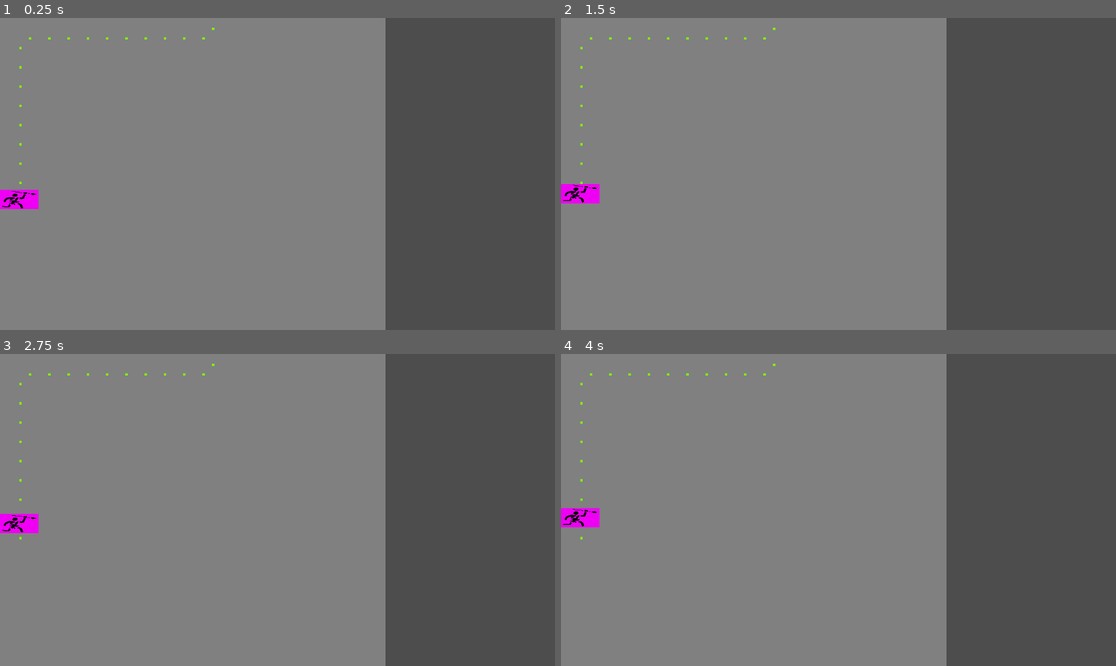
Above: before the commit, frames 1-4 (two rows, left to right).
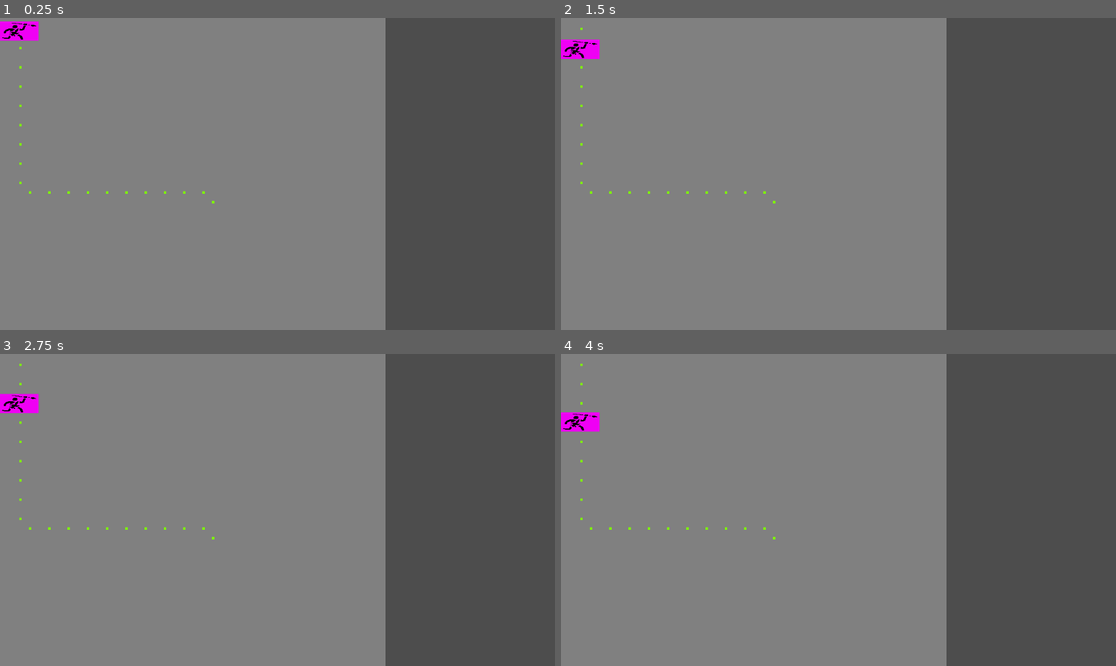
Above: after the commit, the same moments.

Repository: ualisars/grid-pathfinding
Game: Godot game, scene res://battlefield.tscn
Same seed, same stepped clock (60 frames per second), same inputs: the game is played once before the commit and once after it. The project has no main scene, so this scene is started directly.
Inputs:
- Up to frame 1 (0.25 s): no input
- Up to frame 2 (1.5 s): no input
- Up to frame 3 (2.75 s): no input
- Up to frame 4 (4 s): no input

The runs differ from the first frame. In frame 1, 1.0% of the frame differs, in the area x 0-39%, y 1-62%; in frame 2, 1.0%; in frame 3, 1.0%; in frame 4, 1.0%, in the area x 0-39%, y 3-60%.

Commit message:
make unit rotation

Diff:
--- a/battle/battle_unit.gd
+++ b/battle/battle_unit.gd
@@ -4,6 +4,8 @@
 
 var unit_width: int
 var unit_height: int
+
+var side: BattleEnums.Side
 
 var current_cell_pair: CellPair
 var target_cell_pair: CellPair
@@ -18,7 +20,8 @@
 var target_position: Vector2 = Vector2.INF
 var current_path: Array
 var current_path_index: int = 1
-var SPEED = 10.0
+var SPEED = 30.0
+var ROTATION_SPEED = SPEED * 3
 var a_star: AStarTwoCells
 
 @onready var unit_image = $UnitImage
@@ -38,7 +41,8 @@
 func init(
 	cell_size: int,
 	start_pair: CellPair,
-	a_star_: AStarTwoCells
+	a_star_: AStarTwoCells,
+	side_: BattleEnums.Side
 ) -> void:
 	cell_width = cell_size
 	cell_height = cell_size
@@ -49,8 +53,7 @@
 	var left_cell = current_cell_pair.get_left_cell()
 	position = left_cell.position_2d
 	a_star = a_star_
-
-
+	side = side_
 
 func assign_target(target_pair: CellPair) -> void:
 	target_cell_pair = target_pair
@@ -66,28 +69,36 @@
 	var dx = current_pair_xsum - next_pair_xsum
 	var dy = current_pair_ysum - next_pair_ysum
 
+	print("dx: ", str(dx))
+	print("dy: ", str(dy))
+
 	if current_cell_pair.is_cells_horizontal():
 		# next cell is top left
 		if dx == cell_width and dy == cell_height * 2:
+			print("rotation: -90")
 			next_rotation = -90
 			var left_cell = current_cell_pair.get_left_cell()
 			next_position = Vector2(left_cell.x, left_cell.y + cell_height)
 		# next cell is top right
 		elif dx == cell_width and dy == 0:
+			print("rotation: -90")
 			next_rotation = -90
 			var bottom_cell = next_cell_pair.get_bottom_cell()
 			next_position = Vector2(bottom_cell.x, bottom_cell.y + cell_height)
 		# next cell is bottom right
 		elif dx == -cell_width and dy == cell_height:
+			print("rotation: 90")
 			next_rotation = 90
 			var top_cell = next_cell_pair.get_top_cell()
 			next_position = Vector2(top_cell.x + cell_width, top_cell.y)
 		# next cell is bottom left
 		elif dx == -cell_width and dy == -cell_height:
+			print("rotation: 90")
 			next_rotation = 90
 			var right_cell = current_cell_pair.get_right_cell()
 			next_position = Vector2(right_cell.x + cell_width, right_cell.y)
 		else:
+			print("rotation: 0")
 			next_rotation = 0
 			var left_cell = next_cell_pair.get_left_cell()
 			next_position = Vector2(left_cell.x, left_cell.y)
@@ -113,18 +124,22 @@
 			next_rotation = 0
 			var left_cell = next_cell_pair.get_left_cell()
 			next_position = Vector2(left_cell.x, left_cell.y)
+		else:
+			next_rotation = 90
+			var top_cell = next_cell_pair.get_top_cell()
+			next_position = Vector2(top_cell.x, top_cell.y)
 
 func move_to_target_position(delta):
+	make_rotation()
+
 	if next_position != Vector2.INF:
 		position += position.direction_to(
 			next_position
 		) * SPEED * delta
 
-		print("position is: x: ", str(position.x)  + " y: " + str(position.y))
-
 		if position.distance_to(next_position) <= SPEED * delta:
+			current_cell_pair = current_path[current_path_index]
 			position = next_position
-			print("reached position")
 			current_path_index += 1
 
 			if current_path_index >= current_path.size():
@@ -132,6 +147,18 @@
 			else:
 				calc_next_pair_position(current_path[current_path_index])
 
+func make_rotation():
+	if current_rotation == next_rotation:
+		return
+
+	var diff = 1
+
+	if current_rotation > next_rotation:
+		diff = -1
+
+	current_rotation += diff
+	rotation_degrees = current_rotation
+
 # Called every frame. 'delta' is the elapsed time since the previous frame.
 func _process(delta):
 	move_to_target_position(delta)
--- a/battlefield.gd
+++ b/battlefield.gd
@@ -28,7 +28,7 @@
 
 	var battle_unit = BattleUnit.instantiate()
 	var start_pairs = battlefield_grid.get_defense_deployment_pairs()
-	battle_unit.init(CELL_WIDTH, start_pairs[0], a_star)
+	battle_unit.init(CELL_WIDTH, start_pairs[0], a_star, BattleEnums.Side.DEFENSE)
 
 	var target_pairs = battlefield_grid.get_attack_deployment_pairs()
 	var target_pair = target_pairs[10]
--- a/battlefield_grid.gd
+++ b/battlefield_grid.gd
@@ -50,7 +50,7 @@
 			cell.queue_free()
 
 
-func get_defense_deployment_pairs() -> Array:
+func get_attack_deployment_pairs() -> Array:
 	var last_row = map_height - cell_height
 
 	var pairs = []
@@ -60,7 +60,7 @@
 
 	return pairs
 
-func get_attack_deployment_pairs() -> Array:
+func get_defense_deployment_pairs() -> Array:
 	var pairs = []
 	for cell_pair in grid_pair:
 		if cell_pair.pair[0].y == 0 and cell_pair.pair[1].y == 0:
Not shown, added: battle/bat9DDE.tmp
Not shown, added: battle/batB1D3.tmp
